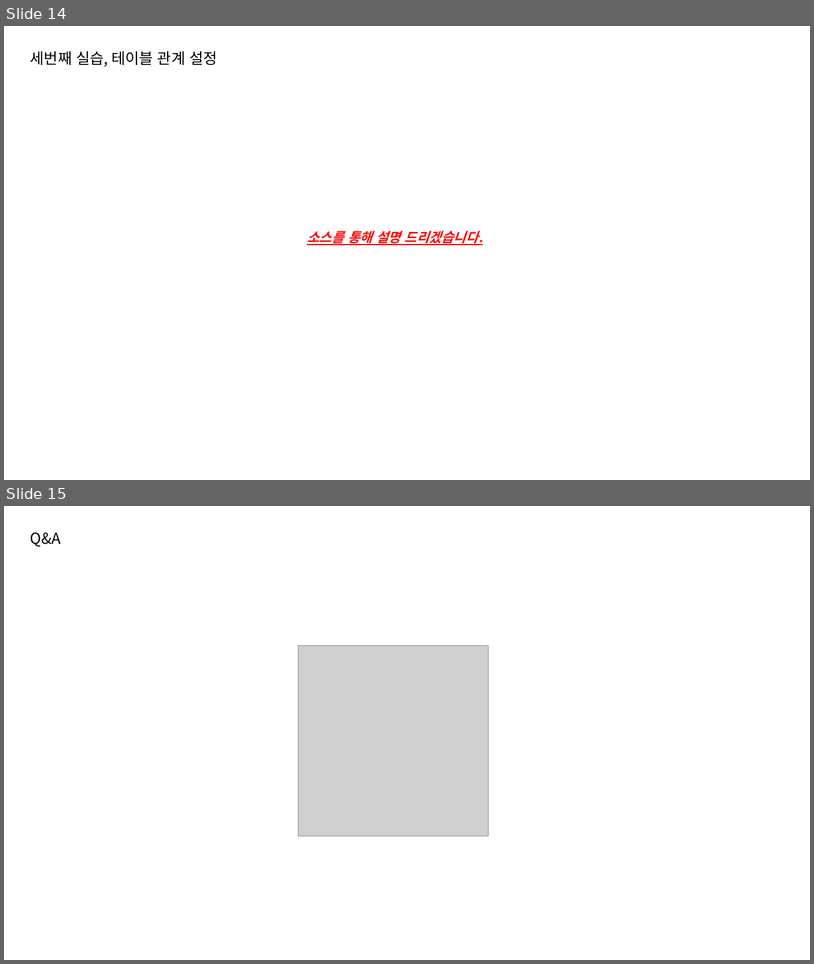
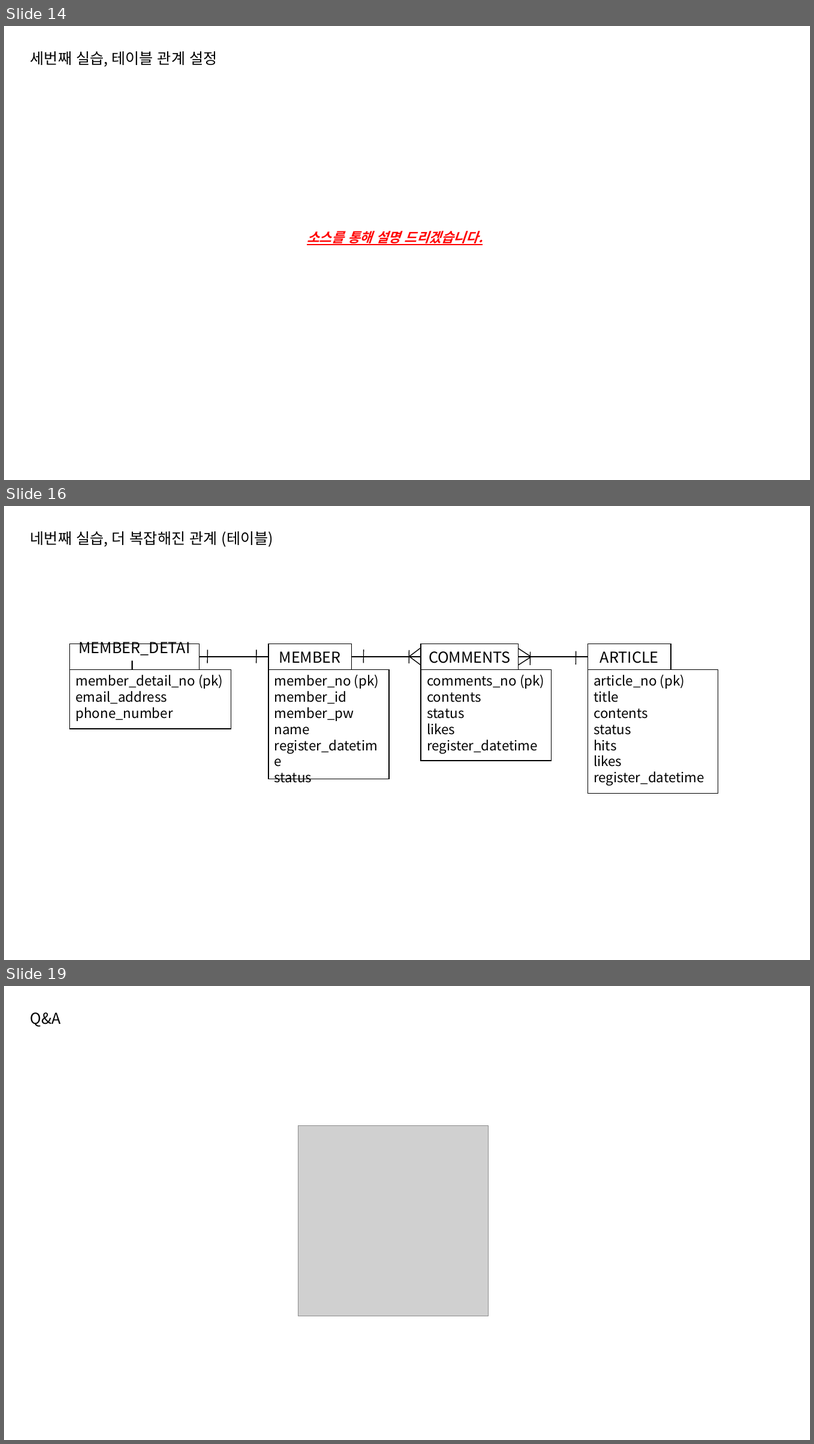
Before and after one commit to JuEunSung/JPA_Hibetnate_Study, a slide deck: hibernate_study/doc/JPA 세미나 발표 자료.pptx. Shown one above the other, each under a label of ours: slides 14 and 15 before the commit, slides 14, 16 and 19 after it; the slides between them are not shown. The pictures are 814x964 and 814x1444 pixels, drawn with LibreOffice and Linux fonts; fonts in the diff are those of the drawing; grey boxes stand for pictures. Boxes give left, top, right and bottom in pixels: in the first picture for what was removed or moved away, otherwise in the second. Text is boxed around its words. In the diff, an @@ line names an element or a change of style, - is before the commit and + after.

```diff
--- a/hibernate_study/doc/JPA 세미나 발표 자료.pptx
+++ b/hibernate_study/doc/JPA 세미나 발표 자료.pptx
@@ slide 16 added at <box>4,506,810,960</box>, background #FFFFFF @@
@@ text added at <box>30,531,274,547</box>, 18 pt, text #000000 @@
+네번째 실습, 더 복잡해진 관계 (테이블)
@@ rectangle added at <box>70,644,200,669</box>, fill #FFFFFF, outline #000000 1 pt, 18 pt, text #000000 @@
+MEMBER_DETAIL
@@ line added from (208, 649) to (207, 663), #000000 1 pt @@
@@ line added from (257, 649) to (256, 663), #000000 1 pt @@
@@ rectangle added at <box>269,644,352,669</box>, fill #FFFFFF, outline #000000 1 pt, 18 pt, text #000000 @@
+MEMBER
@@ line added from (364, 649) to (364, 663), #000000 1 pt @@
@@ line added from (421, 648) to (410, 657), #000000 1 pt @@
@@ rectangle added at <box>422,644,519,669</box>, fill #FFFFFF, outline #000000 1 pt, 18 pt, text #000000 @@
+COMMENTS
@@ line added from (519, 648) to (530, 656), #000000 1 pt @@
@@ rectangle added at <box>588,644,672,669</box>, fill #FFFFFF, outline #000000 1 pt, 18 pt, text #000000 @@
+ARTICLE
@@ line added from (200, 657) to (269, 657), #000000 1 pt @@
@@ line added from (352, 657) to (422, 657), #000000 1 pt @@
@@ line added from (410, 650) to (410, 663), #000000 1 pt @@
@@ line added from (410, 656) to (421, 665), #000000 1 pt @@
@@ line added from (519, 657) to (588, 657), #000000 1 pt @@
@@ line added from (531, 657) to (519, 665), #000000 1 pt @@
@@ line added from (531, 652) to (530, 665), #000000 1 pt @@
@@ line added from (576, 651) to (576, 664), #000000 1 pt @@
@@ rectangle added at <box>70,669,231,729</box>, fill #FFFFFF, outline #000000 1 pt, 16 pt, text #000000 @@
+member_detail_no (pk)
+email_address
+phone_number
@@ rectangle added at <box>269,669,389,779</box>, fill #FFFFFF, outline #000000 1 pt, 16 pt, text #000000 @@
+member_no (pk)
+member_id
+member_pw
+name
+register_datetime
+status
@@ rectangle added at <box>422,669,551,760</box>, fill #FFFFFF, outline #000000 1 pt, 16 pt, text #000000 @@
+comments_no (pk)
+contents
+status
+likes
+register_datetime
@@ rectangle added at <box>588,669,719,793</box>, fill #FFFFFF, outline #000000 1 pt, 16 pt, text #000000 @@
+article_no (pk)
+title
+contents
+status
+hits
+likes
+register_datetime
@@ what was slide 15 is now slide 19 @@
```
Also in this commit, not shown: 3 other slides added, 18 other files.
